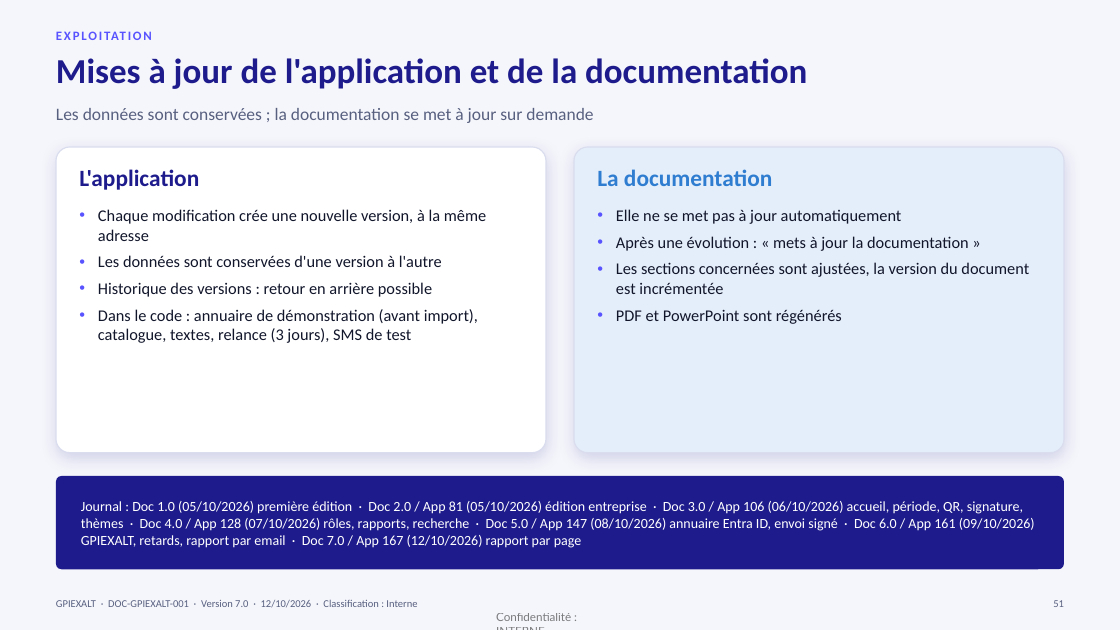
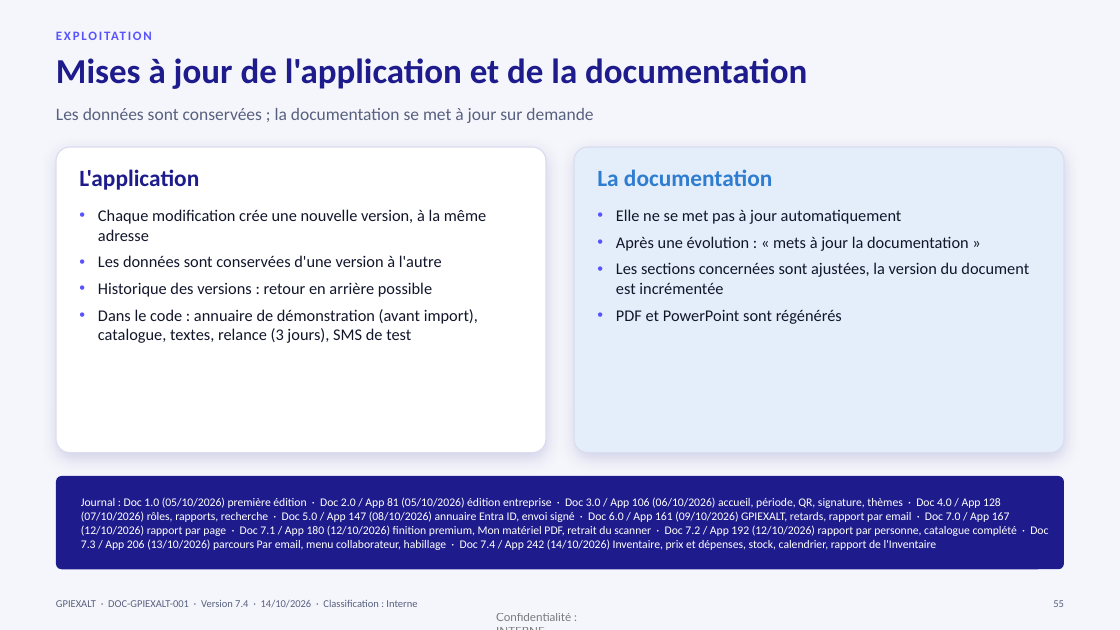
Before and after one commit to tesfamariam-exalt/myfirst-test, a slide deck: slide 55 of documentation/GPIEXALT_Documentation.pptx (slide 51 before the commit). Drawn at 1120x630 pixels with LibreOffice and Linux fonts; fonts in the diff are those of the drawing. Boxes give left, top, right and bottom in pixels: in the first picture for what was removed or moved away, otherwise in the second. Text is boxed around its words. In the diff, an @@ line names an element or a change of style, - is before the commit and + after.

```diff
--- a/documentation/GPIEXALT_Documentation.pptx
+++ b/documentation/GPIEXALT_Documentation.pptx
@@ text in rounded rectangle at <box>81,497,1048,550</box>: text changed; size 12 to 10 pt @@
-Journal : Doc 1.0 (05/10/2026) première édition · Doc 2.0 / App 81 (05/10/2026) édition entreprise · Doc 3.0 / App 106 (06/10/2026) accueil, période, QR, signature, thèmes · Doc 4.0 / App 128 (07/10/2026) rôles, rapports, recherche · Doc 5.0 / App 147 (08/10/2026) annuaire Entra ID, envoi signé · Doc 6.0 / App 161 (09/10/2026) GPIEXALT, retards, rapport par email · Doc 7.0 / App 167 (12/10/2026) rapport par page
+Journal : Doc 1.0 (05/10/2026) première édition · Doc 2.0 / App 81 (05/10/2026) édition entreprise · Doc 3.0 / App 106 (06/10/2026) accueil, période, QR, signature, thèmes · Doc 4.0 / App 128 (07/10/2026) rôles, rapports, recherche · Doc 5.0 / App 147 (08/10/2026) annuaire Entra ID, envoi signé · Doc 6.0 / App 161 (09/10/2026) GPIEXALT, retards, rapport par email · Doc 7.0 / App 167 (12/10/2026) rapport par page · Doc 7.1 / App 180 (12/10/2026) finition premium, Mon matériel PDF, retrait du scanner · Doc 7.2 / App 192 (12/10/2026) rapport par personne, catalogue complété · Doc 7.3 / App 206 (13/10/2026) parcours Par email, menu collaborateur, habillage · Doc 7.4 / App 242 (14/10/2026) Inventaire, prix et dépenses, stock, calendrier, rapport de l'Inventaire
@@ text at <box>56,600,417,608</box>: text changed @@
-GPIEXALT · DOC-GPIEXALT-001 · Version 7.0 · 12/10/2026 · Classification : Interne
+GPIEXALT · DOC-GPIEXALT-001 · Version 7.4 · 14/10/2026 · Classification : Interne
```
Also in this commit, not shown: 52 other slides changed, 4 slides added, 53 other files.
